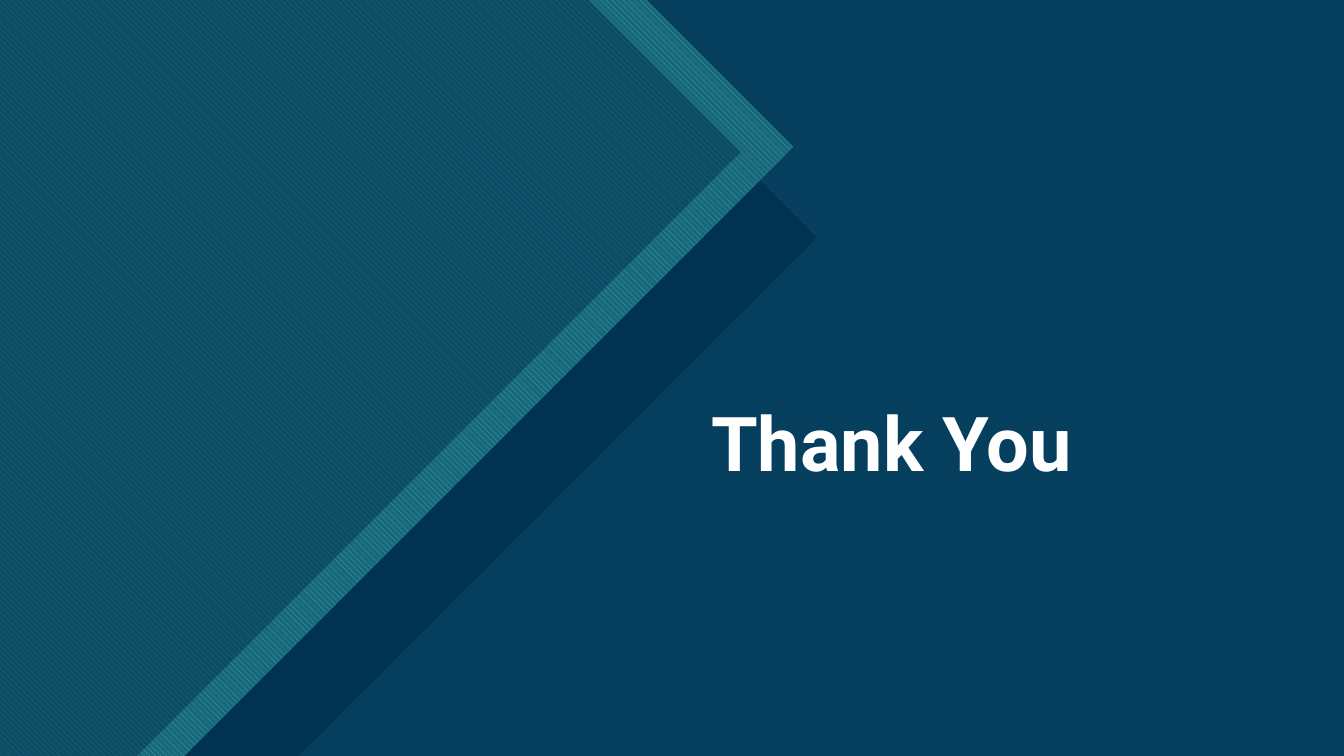
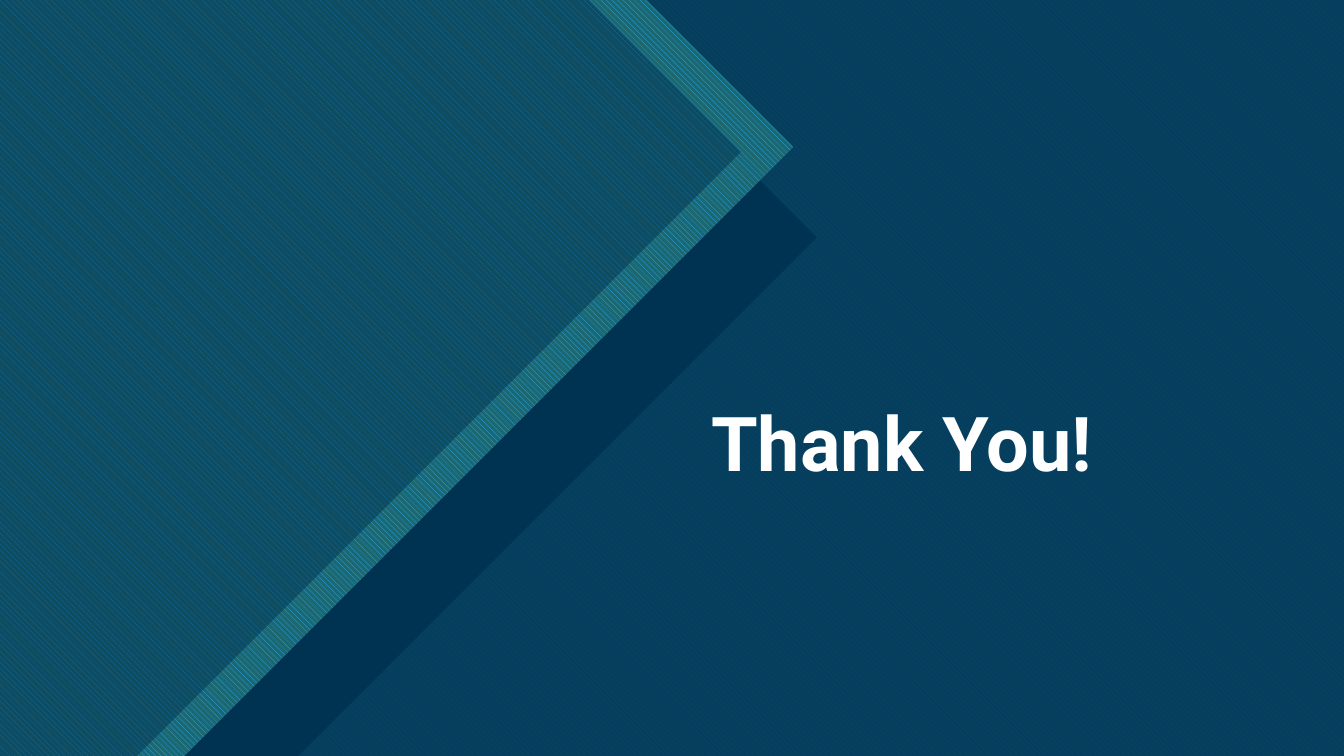
Before and after one commit to ThePhD/future_cxx, a slide deck: slide 15 of papers/presentations/source/d1039r2.pptx (slide 10 before the commit). Drawn at 1344x756 pixels with LibreOffice and Linux fonts; fonts in the diff are those of the drawing. Boxes give left, top, right and bottom in pixels: in the first picture for what was removed or moved away, otherwise in the second. Text is boxed around its words. In the diff, an @@ line names an element or a change of style, - is before the commit and + after.

```diff
--- a/papers/presentations/source/d1039r2.pptx
+++ b/papers/presentations/source/d1039r2.pptx
@@ title at bbox=[711, 414, 1092, 472]: text changed @@
-Thank You
+Thank You!
```
Also in this commit, not shown: 5 other slides changed, 6 slides added, 1 slide removed, 9 other files.
